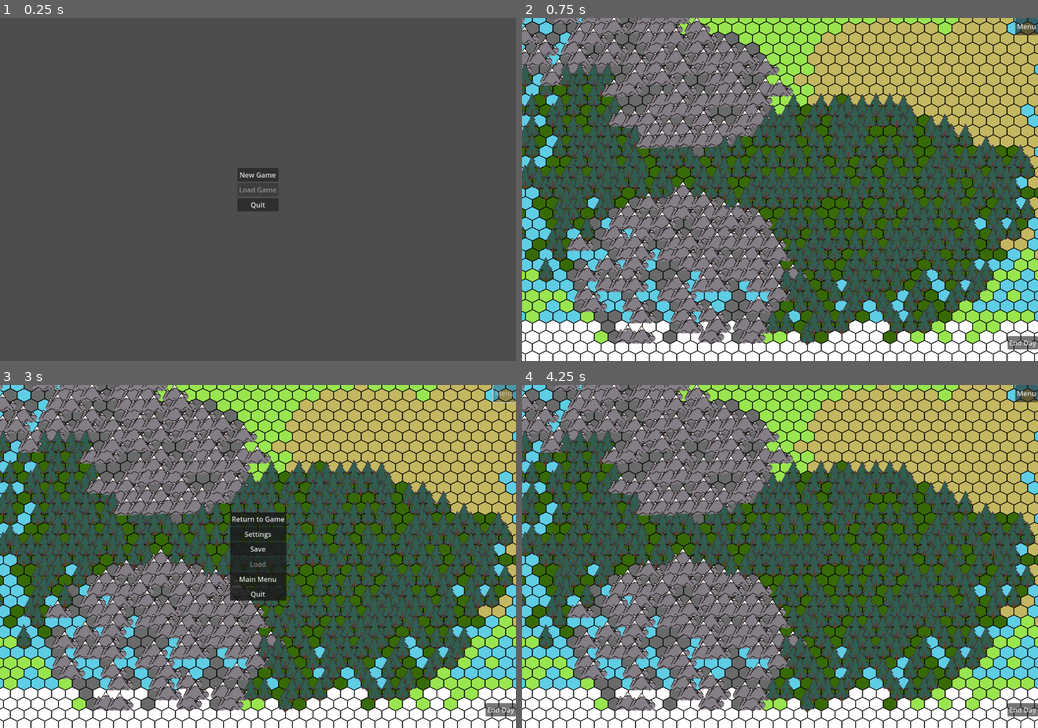
Above: before the commit, frames 1-4 (two rows, left to right).
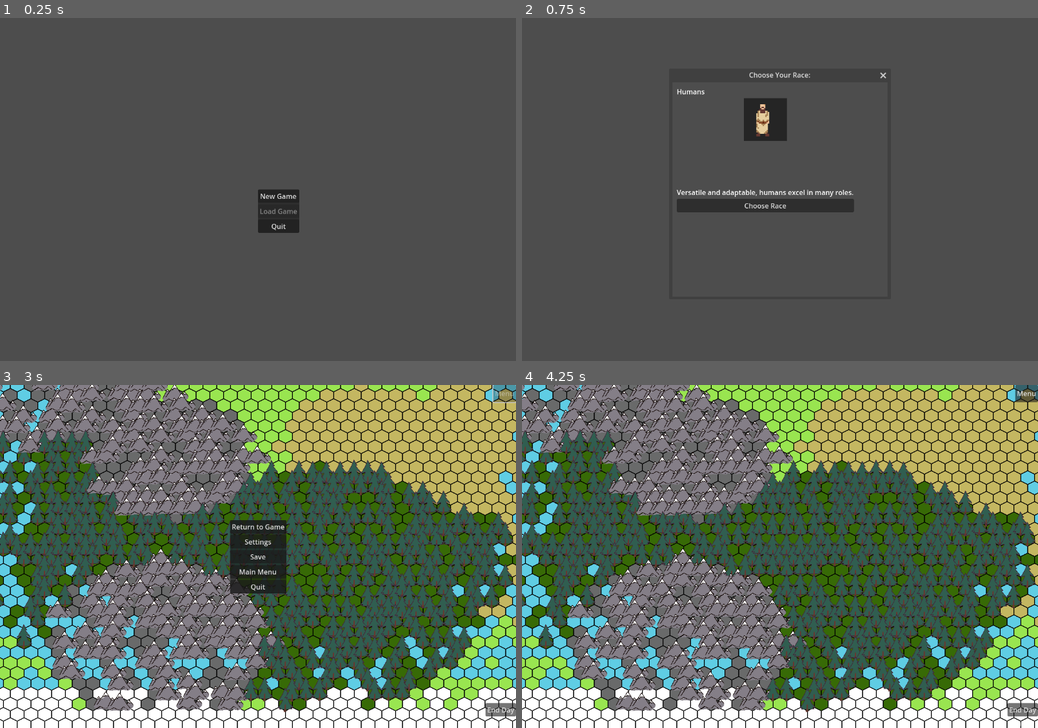
Above: after the commit, the same moments.

Repository: DraxDean/Cursr
Game: Godot game, scene res://scenes/main/main_menu_scene.tscn
The game is run twice, just before and just after one commit, with the same random seed, the same clock (stepped at 60 frames per second) and the same inputs.
Inputs (mouse positions are in pixels of both pictures, inside the frame that each line leads up to):
- Up to frame 1 (0.25 s): no input
- Up to frame 2 (0.75 s): click "New Game" at 0.5 s
- Up to frame 3 (3 s): click (242, 573) at 1.25 s, where only the run after the commit has a clickable "Choose Race"; click "End Day" at 2 s; click "Menu" at 2.75 s
- Up to frame 4 (4.25 s): click "Return to Game" at 3.5 s

The runs differ from the first frame. In frame 1, 1.3% of the frame differs, in the area x 46-58%, y 43-63%; in frame 2, 93%, in the area x 0-100%, y 0-100%; in frame 3, 0.9%; in frame 4, nothing differs.

Commit message:
Choose Race Modal + some human sprites

Diff:
--- a/scenes/main/game_scene.tscn
+++ b/scenes/main/game_scene.tscn
@@ -107,10 +107,6 @@
 layout_mode = 2
 text = "Save"
 
-[node name="LoadButton" type="Button" parent="UI_Layer/ModalMenuPanel/ModalButtonsVBox"]
-layout_mode = 2
-text = "Load"
-
 [node name="MainMenuButton" type="Button" parent="UI_Layer/ModalMenuPanel/ModalButtonsVBox"]
 layout_mode = 2
 text = "Main Menu"
--- a/scenes/main/main_menu_scene.tscn
+++ b/scenes/main/main_menu_scene.tscn
@@ -13,25 +13,79 @@
 grow_vertical = 2
 script = ExtResource("1_xhf6x")
 
-[node name="CenterContainer" type="CenterContainer" parent="."]
-layout_mode = 1
-anchors_preset = 15
-anchor_right = 1.0
-anchor_bottom = 1.0
-grow_horizontal = 2
-grow_vertical = 2
+[node name="MainMenuPanel" type="PanelContainer" parent="."]
+layout_mode = 0
+offset_right = 40.0
+offset_bottom = 40.0
 
-[node name="VBoxContainer" type="VBoxContainer" parent="CenterContainer"]
+[node name="CenterContainer" type="CenterContainer" parent="MainMenuPanel"]
 layout_mode = 2
 
-[node name="NewGameButton" type="Button" parent="CenterContainer/VBoxContainer"]
+[node name="VBoxContainer" type="VBoxContainer" parent="MainMenuPanel/CenterContainer"]
+layout_mode = 2
+
+[node name="NewGameButton" type="Button" parent="MainMenuPanel/CenterContainer/VBoxContainer"]
 layout_mode = 2
 text = "New Game"
 
-[node name="LoadGameButton" type="Button" parent="CenterContainer/VBoxContainer"]
+[node name="LoadGameButton" type="Button" parent="MainMenuPanel/CenterContainer/VBoxContainer"]
 layout_mode = 2
 text = "Load Game"
 
-[node name="QuitButton" type="Button" parent="CenterContainer/VBoxContainer"]
+[node name="QuitButton" type="Button" parent="MainMenuPanel/CenterContainer/VBoxContainer"]
 layout_mode = 2
 text = "Quit"
+
+[node name="RaceSelectionModal" type="Window" parent="."]
+title = "Choose Your Race:"
+size = Vector2i(500, 500)
+visible = false
+unresizable = true
+popup_window = true
+
+[node name="MarginContainer" type="MarginContainer" parent="RaceSelectionModal"]
+offset_right = 120.0
+offset_bottom = 209.0
+theme_override_constants/margin_left = 10
+theme_override_constants/margin_top = 10
+theme_override_constants/margin_right = 10
+theme_override_constants/margin_bottom = 10
+
+[node name="ModalVBox" type="VBoxContainer" parent="RaceSelectionModal/MarginContainer"]
+layout_mode = 2
+size_flags_horizontal = 3
+size_flags_vertical = 3
+
+[node name="RaceNameLabel" type="Label" parent="RaceSelectionModal/MarginContainer/ModalVBox"]
+layout_mode = 2
+text = "Race Name:"
+
+[node name="AspectRatioContainer" type="AspectRatioContainer" parent="RaceSelectionModal/MarginContainer/ModalVBox"]
+custom_minimum_size = Vector2(100, 100)
+layout_mode = 2
+
+[node name="ColorRect" type="ColorRect" parent="RaceSelectionModal/MarginContainer/ModalVBox/AspectRatioContainer"]
+custom_minimum_size = Vector2(100, 100)
+layout_mode = 2
+color = Color(0.144063, 0.144063, 0.144063, 1)
+
+[node name="RaceSprite" type="Sprite2D" parent="RaceSelectionModal/MarginContainer/ModalVBox/AspectRatioContainer"]
+texture_filter = 1
+position = Vector2(200, 50)
+scale = Vector2(3, 3)
+
+[node name="MarginContainer" type="MarginContainer" parent="RaceSelectionModal/MarginContainer/ModalVBox"]
+custom_minimum_size = Vector2(100, 100)
+layout_mode = 2
+theme_override_constants/margin_left = 5
+theme_override_constants/margin_top = 5
+theme_override_constants/margin_right = 5
+theme_override_constants/margin_bottom = 5
+
+[node name="RaceDetailsLabel" type="Label" parent="RaceSelectionModal/MarginContainer/ModalVBox"]
+layout_mode = 2
+text = "Details:"
+
+[node name="ChooseRaceButton" type="Button" parent="RaceSelectionModal/MarginContainer/ModalVBox"]
+layout_mode = 2
+text = "Choose Race"
--- a/scripts/main/game.gd
+++ b/scripts/main/game.gd
@@ -24,48 +24,38 @@
 var world_data: Dictionary = {}
 var current_save_path: String = ""
 
-
-# --- Preload ---
+# --- Preload Scripts---
 const WorldGenerator = preload("res://scripts/world_gen/world_gen.gd")
-
 
 func _ready():
 	print("game.gd: _ready started.")
-	# --- Node Validation ---
-	# ... (Keep validation) ...
+	# --- Manager Node Validations ---
 	if not is_instance_valid(camera_controller) or not is_instance_valid(ui_manager) \
 	or not is_instance_valid(map_object_manager) or not is_instance_valid(turn_manager):
 		push_error("Game: Manager nodes not found!"); get_tree().quit(); return
 	if SaveLoadManager == null:
 		push_error("Game: SaveLoadManager Autoload not found!"); get_tree().quit(); return
 
-
 # --- Calculate Map Bounds ---
 	var map_pixel_width = 0
 	var map_pixel_height = 0
-	print("Game: Checking TileSet...") # Debug Print
+	print("Game: Checking TileSet...")
 	if is_instance_valid(tilemap_layer) and is_instance_valid(tilemap_layer.tile_set):
 		var tile_size = tilemap_layer.tile_set.tile_size
-		print("Game: Found TileSet, Tile Size: ", tile_size) # Debug Print
+		print("Game: Found TileSet, Tile Size: ", tile_size)
 		if tile_size.x > 0 and tile_size.y > 0:
 			map_pixel_width = MAP_WIDTH * tile_size.x
 			map_pixel_height = MAP_HEIGHT * tile_size.y
 			print("Game: Calculated map pixel dimensions: %d x %d" % [map_pixel_width, map_pixel_height]) # Debug Print
 		else:
 			push_error("Game: TileSet has invalid tile_size (<= 0): %s" % str(tile_size))
-			# Stop execution potentially? Or default sizes? For now, error is enough.
 	else:
-		# This case covers both invalid tilemap_layer and missing tile_set
 		if not is_instance_valid(tilemap_layer):
-			# This shouldn't happen if previous validation passed, but good to check
 			push_error("Game: Cannot calculate bounds, tilemap_layer node is invalid!")
 		else:
-			# This is the more likely error cause if validation passed
 			push_error("Game: Cannot calculate bounds, TileMapLayer node is missing its TileSet resource!")
 			push_error("Game: Please assign a TileSet resource to the TileMapLayer node in the editor Inspector.")
-		# Consider quitting if bounds calculation fails, as it's critical
-		# get_tree().quit()
-		return # Stop further execution in _ready if bounds failed
+		return
 
 	# --- Setup Managers ---
 	print("Game: Setting up CameraController...")
@@ -75,7 +65,6 @@
 	var ui_nodes = { # Verify these paths carefully!
 		"open_menu_button": $UI_Layer/MenuButtonContainer/OpenMenuButton,
 		"modal_menu_panel": $UI_Layer/ModalMenuPanel,
-		"load_button": $UI_Layer/ModalMenuPanel/ModalButtonsVBox/LoadButton,
 		"confirmation_panel": $UI_Layer/ConfirmationPanel,
 		"confirmation_label": $UI_Layer/ConfirmationPanel/VBoxContainer/ConfirmationLabel,
 		"confirm_save_button": $UI_Layer/ConfirmationPanel/VBoxContainer/HBoxContainer/ConfirmSaveButton,
@@ -96,8 +85,6 @@
 
 	# --- Connect Signals ---
 	print("Game: Connecting signals...")
-	# Connect UI buttons to UIManager requests / TurnManager
-	# Using get_node for safety in case @onready vars haven't resolved (unlikely but safe)
 	var open_btn = get_node_or_null("UI_Layer/MenuButtonContainer/OpenMenuButton")
 	if open_btn: open_btn.pressed.connect(ui_manager.open_main_modal)
 	else: push_error("Game: OpenMenuButton not found for connection.")
@@ -106,17 +93,10 @@
 	if return_btn: return_btn.pressed.connect(ui_manager.close_main_modal)
 	else: push_error("Game: ReturnButton not found for connection.")
 
-	# Add connections for SettingsButton if needed, connecting to a UIManager function
-
 	var save_btn = get_node_or_null("UI_Layer/ModalMenuPanel/ModalButtonsVBox/SaveButton")
 	if save_btn: save_btn.pressed.connect(_on_save_requested) # Calls local wrapper
 	else: push_error("Game: SaveButton not found for connection.")
 
-	# Add connection for LoadButton (simple version)
-	var load_btn = get_node_or_null("UI_Layer/ModalMenuPanel/ModalButtonsVBox/LoadButton")
-	if load_btn: load_btn.pressed.connect(_on_load_pressed) # Calls local simple load
-	else: push_error("Game: LoadButton not found for connection.")
-
 	var main_menu_btn = get_node_or_null("UI_Layer/ModalMenuPanel/ModalButtonsVBox/MainMenuButton")
 	if main_menu_btn: main_menu_btn.pressed.connect(ui_manager.request_main_menu)
 	else: push_error("Game: MainMenuButton not found for connection.")
@@ -129,8 +109,6 @@
 	if end_day_btn: end_day_btn.pressed.connect(turn_manager.end_turn)
 	else: push_error("Game: EndDayButton not found for connection.")
 
-
-	# --- DEBUG: Connect signals *from* UIManager back to game.gd ---
 	print("Game: Connecting signals FROM UIManager...")
 	if is_instance_valid(ui_manager):
 		if not ui_manager.is_connected("save_requested", Callable(self, "_on_save_requested_from_ui")):
@@ -146,28 +124,23 @@
 		else: print("Game: ui_manager.action_confirmed ALREADY connected.")
 	else:
 		push_error("Game: Cannot connect UIManager signals, ui_manager node is invalid!")
-	# --- END DEBUG ---
 
 	print("Game: Connecting signals complete.")
 
 	# --- Initialize Map ---
 	initialize_map()
 	print("game.gd: _ready finished.")
-
 
 func _unhandled_input(event: InputEvent):
 	if event.is_action_pressed("ui_cancel"):
 		if is_instance_valid(ui_manager): ui_manager.handle_escape()
 		get_viewport().set_input_as_handled(); return
-
 	if is_instance_valid(camera_controller):
 		camera_controller.handle_input(event, get_tree().paused)
-
 
 func _process(delta: float):
 	if is_instance_valid(camera_controller):
 		camera_controller.process_movement(delta, get_tree().paused)
-
 
 # --- Map Initialization ---
 func initialize_map():
@@ -195,13 +168,11 @@
 	else: print("Game: Map initialization failed.")
 	print("Game: --- Map Initialization Finished ---")
 
-
 func generate_world_data() -> bool:
 	print("Game: Generating world data..."); var generator = WorldGenerator.new()
 	world_data = generator.generate_world_data(MAP_WIDTH, MAP_HEIGHT)
 	if world_data.is_empty(): push_error("Game: World generator returned empty data."); return false
 	print("Game: Generation complete."); return true
-
 
 func _clear_and_draw_map():
 	print("Game: Drawing game map...");
@@ -215,13 +186,10 @@
 		else: push_warning("Game: Skipping invalid tile data at coords: %s" % str(coords))
 	print("Game: Map drawing complete.")
 
-
 # --- Save/Load Wrappers & UI Callbacks ---
-
 func _on_save_requested():
 	print("Game: Save requested by UI button.")
 	_execute_save()
-
 
 func _on_save_requested_from_ui(pending_action: String):
 	print("Game: _on_save_requested_from_ui called for action: ", pending_action) # DEBUG
@@ -233,7 +201,6 @@
 		print("Game: Save failed, UI manager should handle reopening menu.") # DEBUG
 		# UIManager's _on_confirm_save already handles reopening main menu on failure
 
-
 func _execute_save() -> bool:
 	var game_state = { "map_data": world_data, "current_day": turn_manager.get_day(), "current_save_path": current_save_path }
 	var saved_path = SaveLoadManager.save_game(game_state, current_save_path)
@@ -241,25 +208,7 @@
 		current_save_path = saved_path; return true
 	else: print("Game: Save failed in SaveLoadManager."); return false
 
-
 func _on_action_confirmed_from_ui(action_name: String):
 	print("Game: _on_action_confirmed_from_ui called for action: ", action_name) # DEBUG
 	if is_instance_valid(ui_manager):
 		ui_manager._perform_action(action_name) # Tell UI Manager to proceed
-
-
-# Placeholder for simple load button (Needs replacing with UI Manager integration)
-func _on_load_pressed():
-	push_warning("Game: Simple Load button pressed - functionality should be moved to UIManager Load Modal.")
-	var first_save_path = ""
-	var dir = DirAccess.open(SaveLoadManager.SAVE_DIR);
-	if dir: dir.list_dir_begin(); var f=dir.get_next(); while f!="": if !dir.current_is_dir() and f.ends_with(".save"): first_save_path = SaveLoadManager.SAVE_DIR.path_join(f); break; f=dir.get_next()
-	if first_save_path.is_empty(): push_warning("Game: No save file found for simple load."); return
-	print("Game: Attempting simple load of: ", first_save_path)
-	var loaded_state = SaveLoadManager.load_game(first_save_path)
-	if not loaded_state.is_empty():
-		world_data = loaded_state["map_data"]; current_save_path = loaded_state["current_save_path"]
-		turn_manager.set_day(loaded_state["current_day"]); _clear_and_draw_map(); map_object_manager.clear_objects()
-		map_object_manager.place_objects(world_data); camera_controller.center_camera()
-		print("Game: Loaded successfully via simple load.")
-	else: print("Game: Failed simple load.")
--- a/scripts/main/main_menu.gd
+++ b/scripts/main/main_menu.gd
@@ -4,10 +4,33 @@
 # Scene path constants
 const GAME_SCENE_PATH = "res://scenes/main/game_scene.tscn" # Corrected Path
 
+@onready var main_menu_panel = $MainMenuPanel
+@onready var race_selection_modal = $RaceSelectionModal
+@onready var race_name_label = $RaceSelectionModal/MarginContainer/ModalVBox/RaceNameLabel
+@onready var race_sprite = $RaceSelectionModal/MarginContainer/ModalVBox/AspectRatioContainer/RaceSprite
+@onready var race_details_label = $RaceSelectionModal/MarginContainer/ModalVBox/RaceDetailsLabel
+@onready var choose_race_button = $RaceSelectionModal/MarginContainer/ModalVBox/ChooseRaceButton
 # Node References - Use explicit paths assuming standard setup
-@onready var new_game_button: Button = $CenterContainer/VBoxContainer/NewGameButton
-@onready var load_game_button: Button = $CenterContainer/VBoxContainer/LoadGameButton
-@onready var quit_button: Button = $CenterContainer/VBoxContainer/QuitButton
+@onready var new_game_button: Button = $MainMenuPanel/CenterContainer/VBoxContainer/NewGameButton
+@onready var load_game_button: Button = $MainMenuPanel/CenterContainer/VBoxContainer/LoadGameButton
+@onready var quit_button: Button = $MainMenuPanel/CenterContainer/VBoxContainer/QuitButton
+
+# Example race data (replace with your actual data structure)
+var races = [
+	{
+		"name": "Humans",
+		"sprite_path": "res://assets/sprites/human_peon1.png",
+		"details": "Versatile and adaptable, humans excel in many roles.",
+		"id": "human"
+	},
+	{
+		"name": "Elves",
+		"sprite_path": "res://assets/sprites/human_peon1.png",
+		"details": "Agile archers with ancient wisdom. Masters of the forests.",
+		"id": "elf"
+	}
+]
+var current_race_index = 0 # If you add next/prev buttons
 
 func _ready():
 	# Ensure SaveLoadManager is ready (Autoloads initialize before scene _ready)
@@ -17,13 +40,23 @@
 		return
 
 	# Connect signals
+
 	if not is_instance_valid(new_game_button): push_error("Node not found: VBoxContainer/NewGameButton"); return
 	if not is_instance_valid(load_game_button): push_error("Node not found: VBoxContainer/LoadGameButton"); return
 	if not is_instance_valid(quit_button): push_error("Node not found: VBoxContainer/QuitButton"); return
+	if not is_instance_valid(choose_race_button): push_error("Node not found: RaceSelectionModal/ModalVBox/ChooseRaceButton"); return
 
 	new_game_button.pressed.connect(_on_new_game_pressed)
 	load_game_button.pressed.connect(_on_load_game_pressed)
 	quit_button.pressed.connect(_on_quit_pressed)
+	choose_race_button.pressed.connect(_on_choose_race_pressed)
+
+	# Setup initial race display if needed immediately,
+	# or wait until the modal is shown.
+	_display_race(current_race_index)
+
+	# Hide modal initially (can also be done in editor)
+	race_selection_modal.hide()
 
 	# Disable load button if no saves exist using SaveLoadManager
 	load_game_button.disabled = not SaveLoadManager.check_saves_exist()
@@ -32,12 +65,42 @@
 
 
 func _on_new_game_pressed():
-	print("Main Menu: Starting New Game...")
-	GameManager.start_mode = "new"
-	GameManager.load_file_path = ""
-	var error = get_tree().change_scene_to_file(GAME_SCENE_PATH)
-	if error != OK: push_error("Failed to change scene to %s. Error code: %d" % [GAME_SCENE_PATH, error])
+	print("New Game button pressed")
+	# Hide the main menu buttons
+	main_menu_panel.hide()
+	# Show the race selection modal, centered
+	race_selection_modal.popup_centered()
+	# Ensure the first race is displayed correctly
+	_display_race(current_race_index)
 
+func _on_choose_race_pressed():
+	var chosen_race_id = choose_race_button.get_meta("selected_race_id", "default_race")
+	print("Starting new game with race: ", chosen_race_id)
+
+	# Hide the modal
+	race_selection_modal.hide()
+
+	# --- Add your game start logic here ---
+	# Example: Load the main game scene
+	get_tree().change_scene_to_file("res://scenes/main/game_scene.tscn")
+	# You'll likely want to pass the chosen_race_id to the next scene
+	# (e.g., via a Singleton/Autoload or by configuring the loaded scene)
+
+	# Optionally, bring back the main menu if game start fails or is cancelled
+	# main_menu_panel.show()
+
+
+func _display_race(index):
+	if index >= 0 and index < races.size():
+		var race_data = races[index]
+		race_name_label.text = race_data["name"]
+		race_details_label.text = race_data["details"] # Use .clear() and .append_text() or .parse_bbcode() for RichTextLabel
+		race_sprite.texture = load(race_data["sprite_path"])
+		# Store the chosen ID somewhere accessible when the button is pressed
+		# e.g., on the button itself using metadata
+		choose_race_button.set_meta("selected_race_id", race_data["id"])
+	else:
+		printerr("Invalid race index: ", index)
 
 func _on_load_game_pressed():
 	print("Main Menu: Loading Saved Game...")
Binary file added: assets/sprites/human_peon1.png
Not shown, added: assets/sprites/human_peon1.png.import
Binary file added: assets/sprites/human_towncentre.png
Not shown, added: assets/sprites/human_towncentre.png.import
Not shown, changed: .DS_Store
Not shown, changed: assets/.DS_Store
